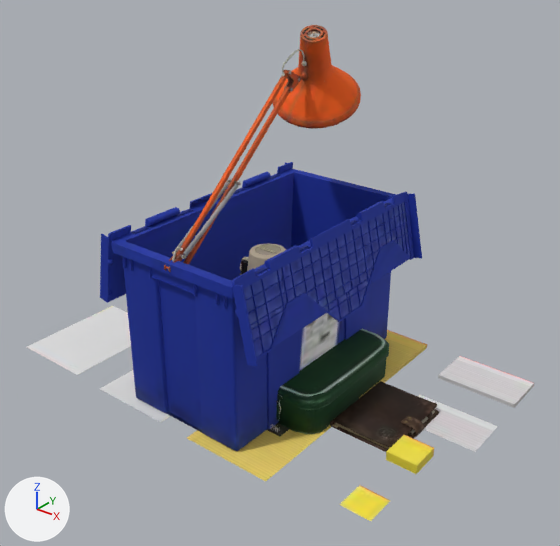
The glTF model places/dress/bench-small.glb as it was, and as the next commit left it.
Before and after are seen from a camera (50 mm lens) standing at (1.046, -1.263, 1.055) and looking at (0.035, 0.0, 0.271). Arrows for +X, +Y and +Z are at lower left; the lights stay in place. The picture after the commit comes second. Where no turn or scale is listed for an object, it has been applied to the vertices.

The first picture shows 'binder_notebook_closed', 'desk_lamp_arm_01', 'industrial_pastic_container', 'industrial_pastic_container_lid_a', 'industrial_pastic_container_lid_b', 'medical_box', 'medical_box_lid', 'office_notepads_a4_a', 'office_notepads_a4_c', 'office_notepads_note_stack', 'office_notepads_yellow_sheet', 'plastic_thermos' and 7 more.
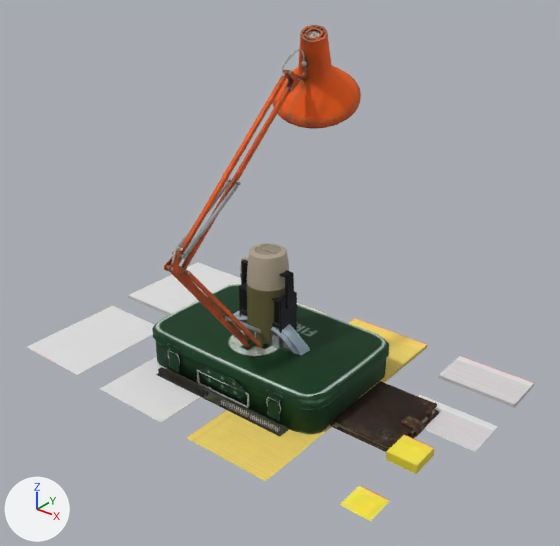
The change in detail:
Object 'industrial_pastic_container' (ob_industrial_pastic_container) is deleted.
Object 'industrial_pastic_container_lid_a' (ob_industrial_pastic_container_lid_a) is deleted.
Object 'industrial_pastic_container_lid_b' (ob_industrial_pastic_container_lid_b) is deleted.

What differs and where, as boxes (x1, y1, x2, y2) in the pictures (560 x 546 px):
'industrial_pastic_container', deleted (blue)
    before: (112, 169, 396, 451)
'industrial_pastic_container_lid_a', deleted (blue)
    before: (232, 192, 422, 367)
'industrial_pastic_container_lid_b', deleted (mostly hidden)
    before: (100, 162, 293, 303)
'medical_box_lid', unchanged, uncovered by the edit
    before: (276, 329, 389, 410)
    after: (152, 284, 389, 410)
'plastic_thermos', unchanged, uncovered by the edit
    before: (240, 243, 286, 275)
    after: (240, 243, 289, 344)
'office_notepads_a4_c', unchanged, uncovered by the edit
    before: (100, 370, 170, 422)
    after: (100, 357, 200, 422)
'office_notepads_a4_stack', unchanged, uncovered by the edit
    after: (128, 262, 241, 315)
